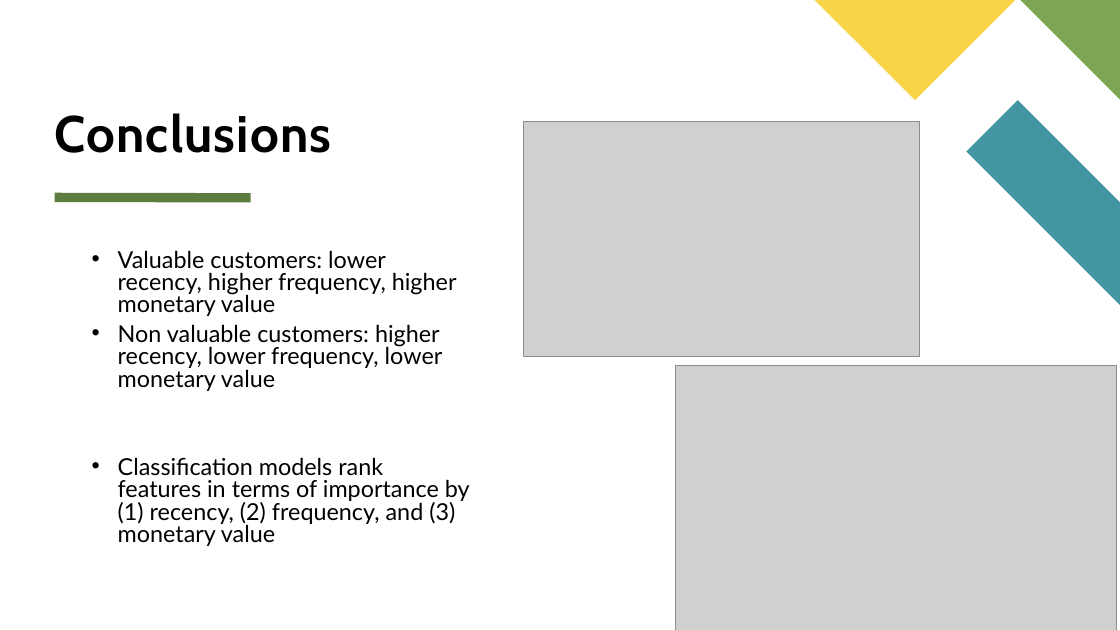
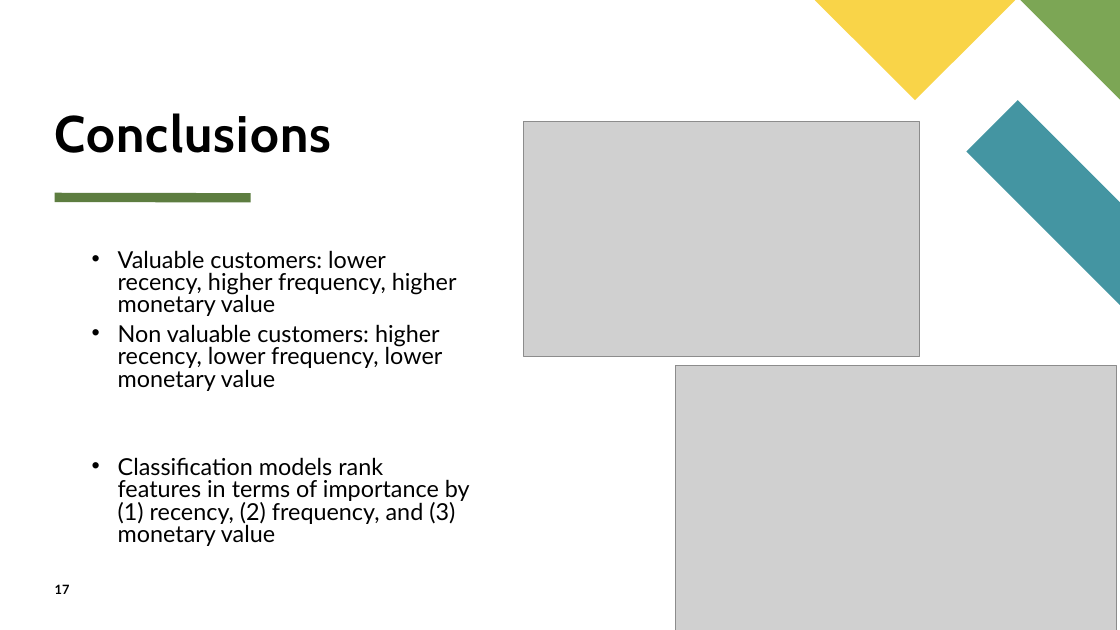
Before and after one commit to kstickmueller/CIS731-finalproject, a slide deck: slide 17 of Determing Customer Valuableness CIS731 Final Project.pptx (slide 15 before the commit). Drawn at 1120x630 pixels with LibreOffice and Linux fonts; fonts in the diff are those of the drawing; grey boxes stand for pictures. Boxes give left, top, right and bottom in pixels: in the first picture for what was removed or moved away, otherwise in the second. Text is boxed around its words. In the diff, an @@ line names an element or a change of style, - is before the commit and + after.

```diff
--- a/Determing Customer Valuableness CIS731 Final Project.pptx
+++ b/Determing Customer Valuableness CIS731 Final Project.pptx
@@ page number added at bbox=[55, 584, 70, 594], 11 pt, text #000000, bold @@
+17
```
Also in this commit, not shown: 14 other slides changed, 2 slides added, 1 other file.
